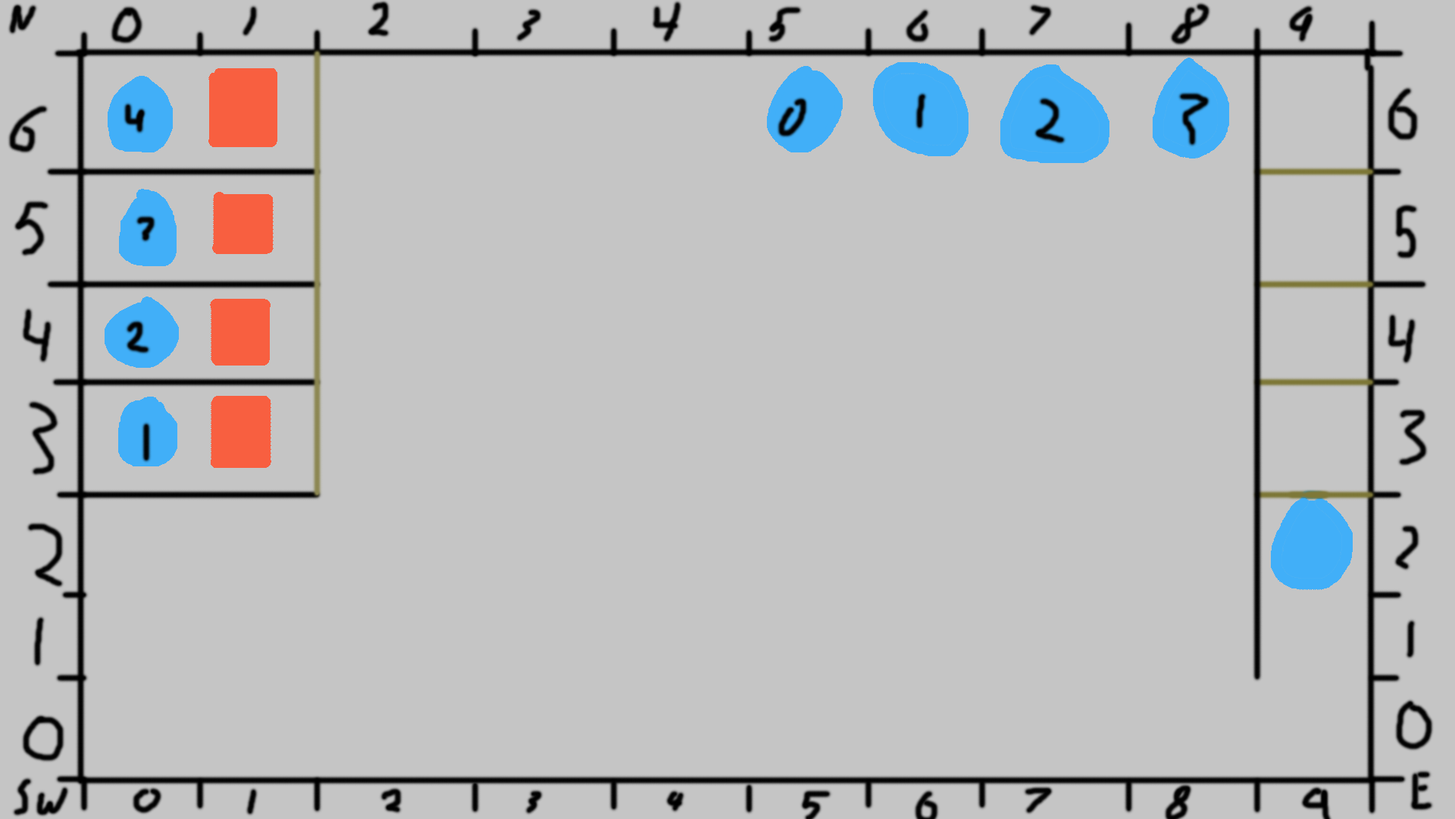
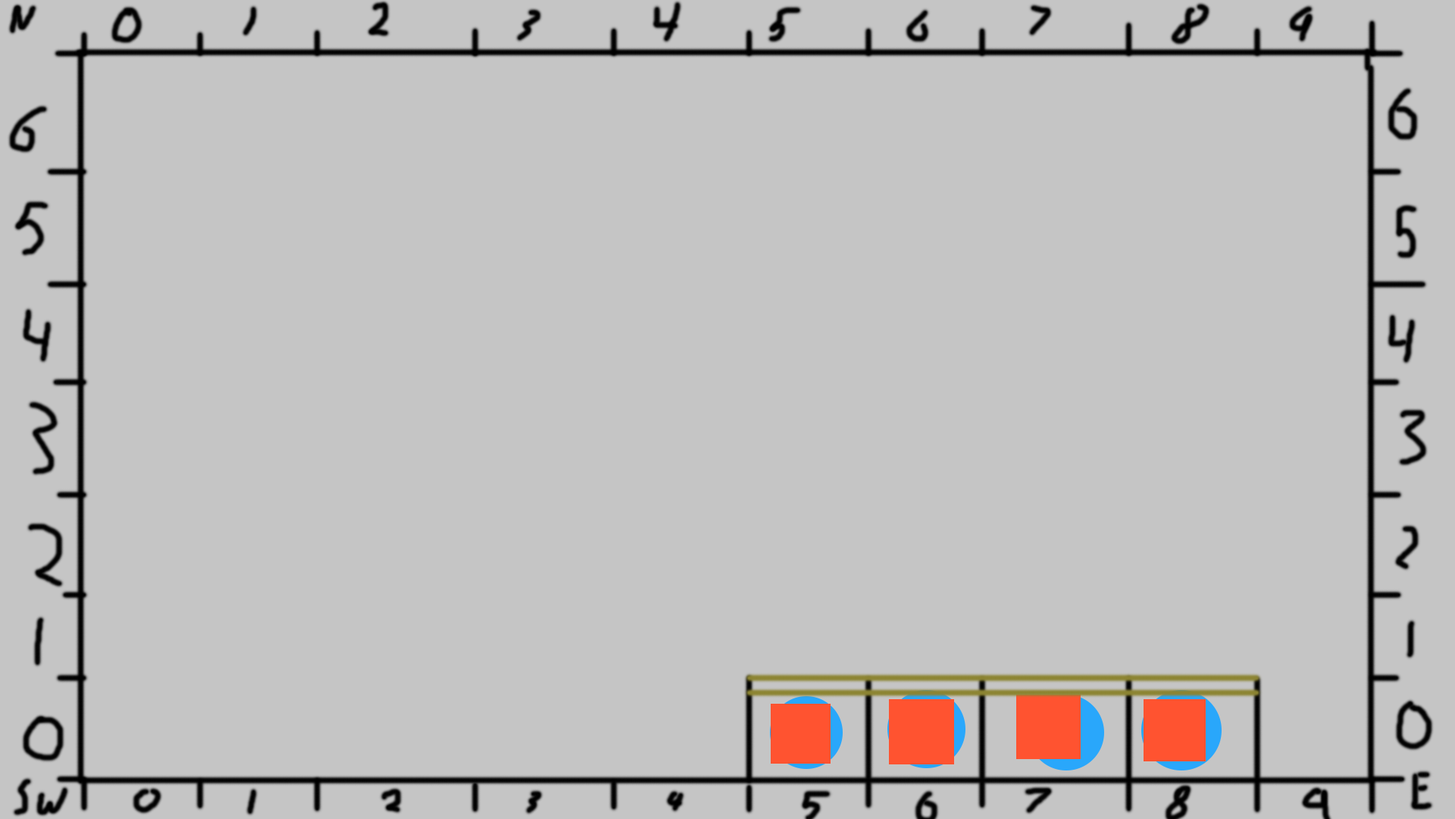
Layer changes from the first 1455 x 819 image to the second:
removed layer "Layer 2" over [122, 90, 1212, 464]
renamed "layout redone" to "Dooors", painted on it over [82, 48, 1377, 699]
added layer "boxes" above "walls" over [770, 694, 1206, 765]
added layer "walls" above "buttons" over [743, 671, 1264, 785]
added layer "buttons" above "grid" over [770, 689, 1222, 771]
